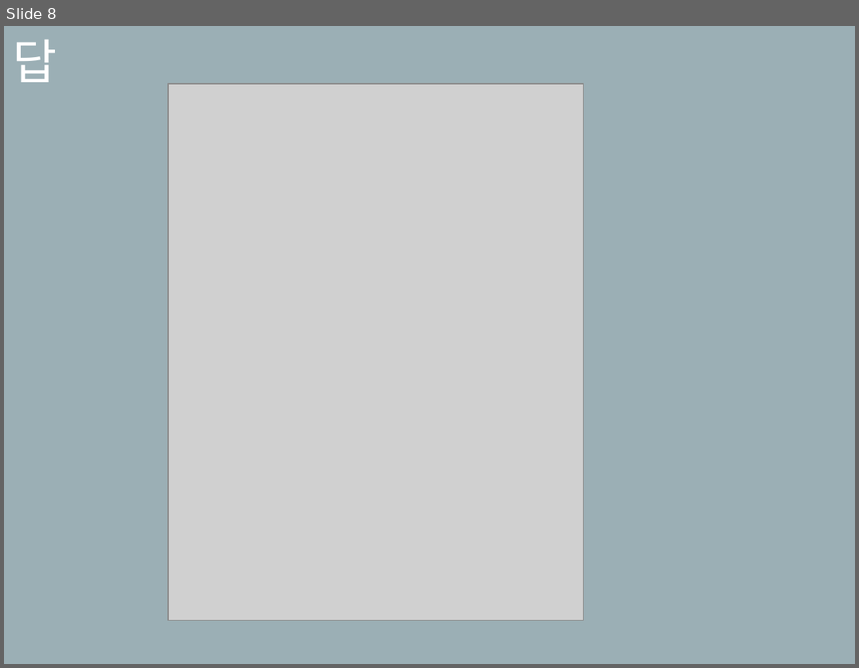
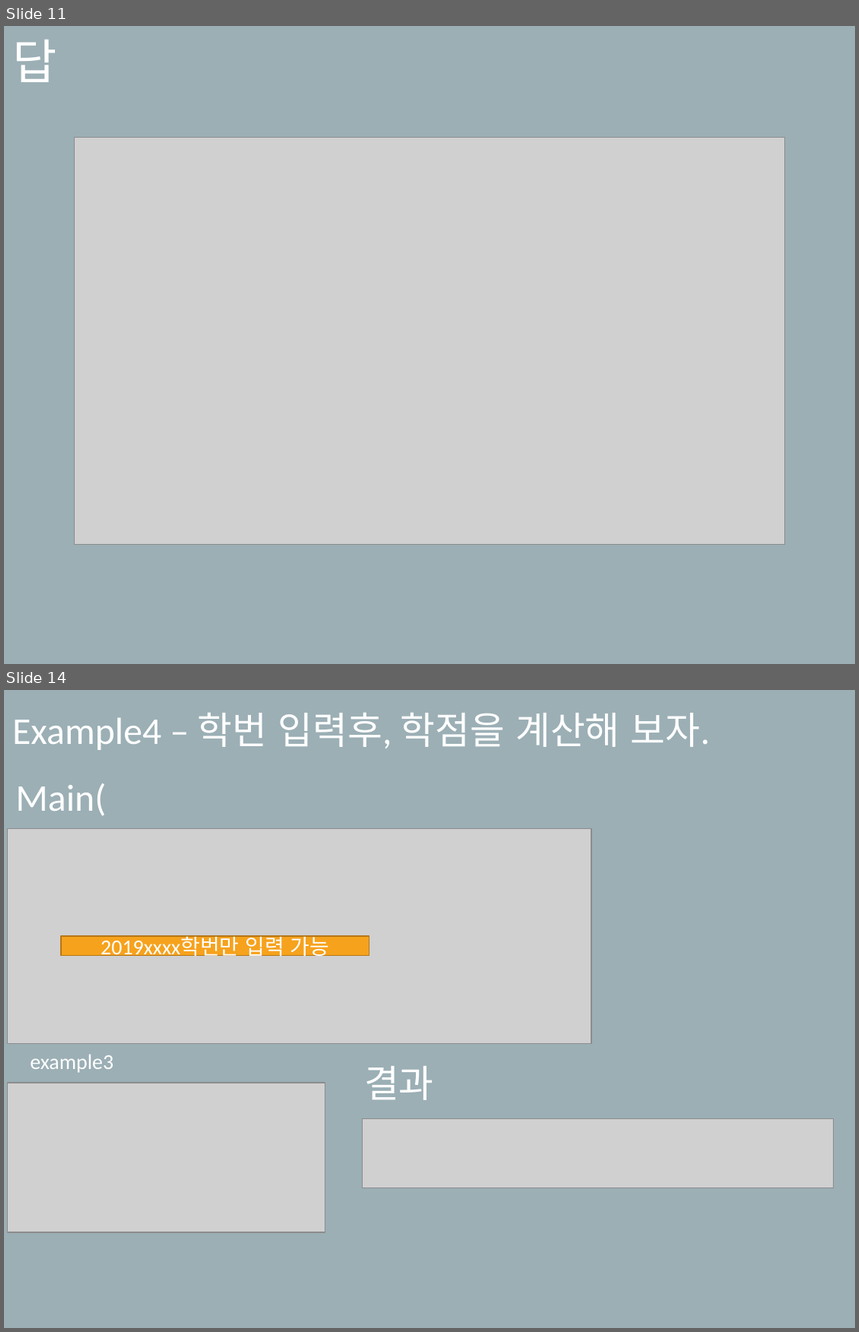
Before and after one commit to SekyuShin/Mentoring, a slide deck: 2019_Mentoring/2_weeks/멘토링_2주차.pptx. Shown one above the other, each under a label of ours: slide 8 before the commit, slides 11 and 14 after it; the slides between them are not shown. The pictures are 859x668 and 859x1332 pixels, drawn with LibreOffice and Linux fonts; fonts in the diff are those of the drawing; grey boxes stand for pictures. Boxes give left, top, right and bottom in pixels: in the first picture for what was removed or moved away, otherwise in the second. Text is boxed around its words. In the diff, an @@ line names an element or a change of style, - is before the commit and + after.

```diff
--- a/2019_Mentoring/2_weeks/멘토링_2주차.pptx
+++ b/2019_Mentoring/2_weeks/멘토링_2주차.pptx
@@ slide 14 added at [4, 690, 855, 1328], background #9BAFB5 @@
@@ subtitle added at [12, 713, 711, 750], 32 pt, text #FFFFFF @@
+Example4 – 학번 입력후, 학점을 계산해 보자.
@@ text added at [15, 783, 106, 816], 32 pt, text #FFFFFF @@
+Main()
@@ picture added at [7, 829, 591, 1043] @@
@@ rectangle added at [61, 936, 369, 955], fill #F6A21D, outline #B67815 1 pt, 18 pt, text #FFFFFF @@
+2019xxxx학번만 입력 가능
@@ text added at [30, 1054, 113, 1073], 18 pt, text #FFFFFF @@
+example3
@@ text added at [364, 1066, 434, 1100], 32 pt, text #FFFFFF @@
+결과
@@ picture added at [7, 1083, 325, 1233] @@
@@ picture added at [363, 1119, 833, 1189] @@
@@ what was slide 8 is now slide 11 @@
@@ slide 11 changed as well @@
@@ picture: place and size @@
-picture at [168, 84, 584, 621]
+picture at [75, 138, 785, 545]
```
Also in this commit, not shown: 3 other slides changed, 9 other slides added, 3 slides removed, 12 other files.
